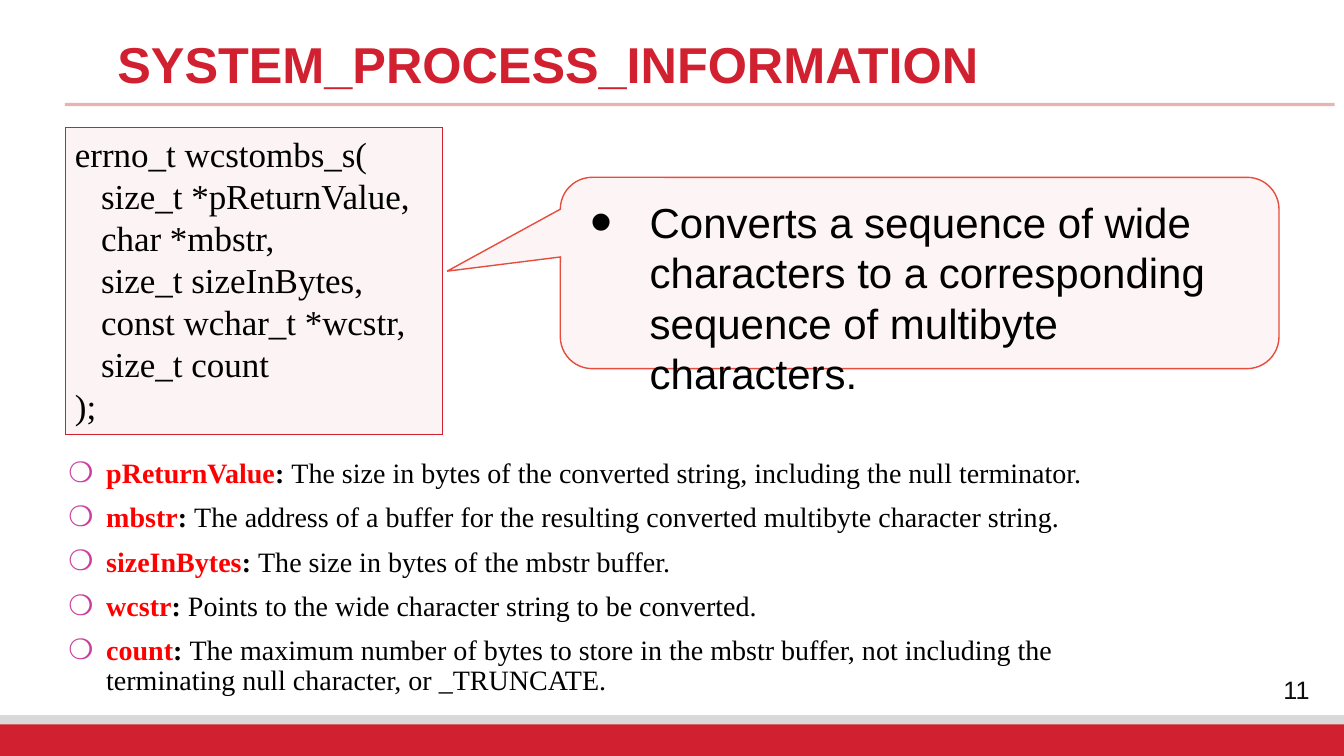
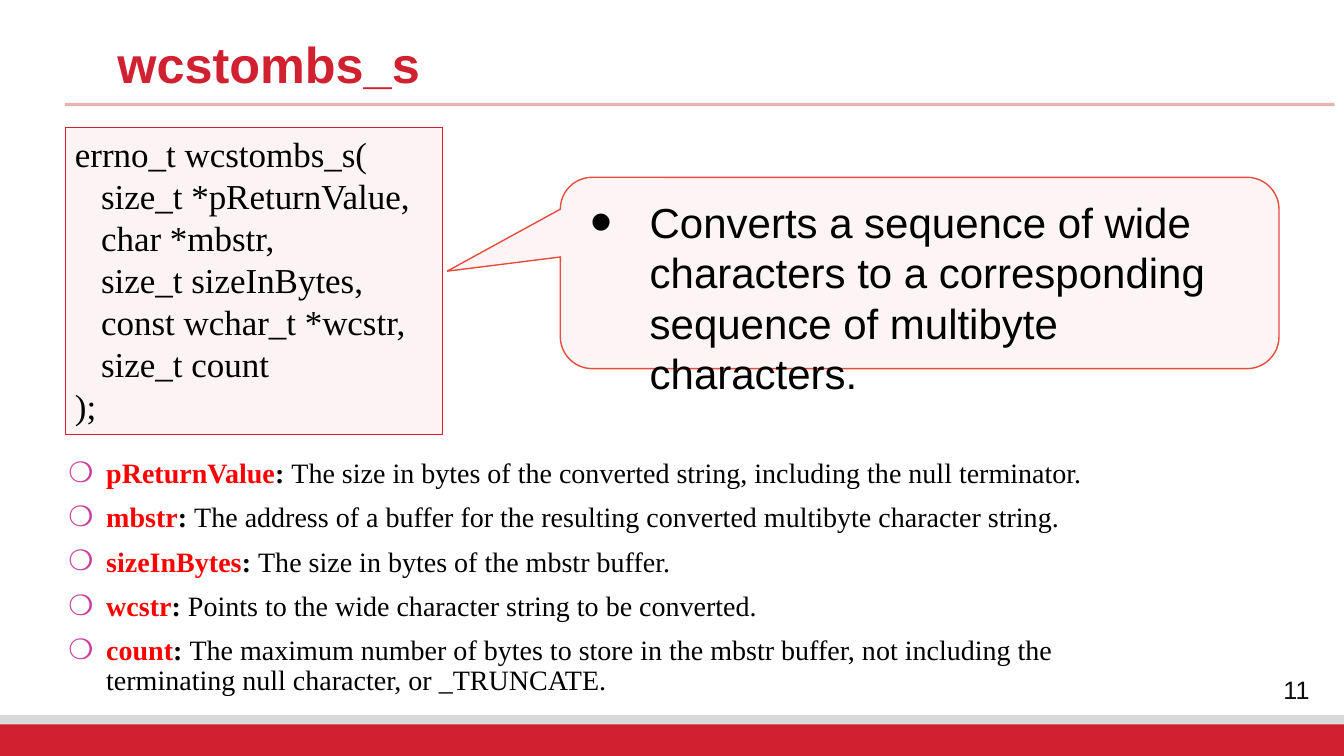
Before and after one commit to fangtian-zhong/fangtian-zhong.github.io, a slide deck: slide 11 of assets/slides/CSCI_591_Malicious_Code_Analysis_10.pptx. Drawn at 1344x756 pixels with LibreOffice and Linux fonts; fonts in the diff are those of the drawing; background and template pictures are left out. Boxes give left, top, right and bottom in pixels: in the first picture for what was removed or moved away, otherwise in the second. Text is boxed around its words. In the diff, an @@ line names an element or a change of style, - is before the commit and + after.

```diff
--- a/assets/slides/CSCI_591_Malicious_Code_Analysis_10.pptx
+++ b/assets/slides/CSCI_591_Malicious_Code_Analysis_10.pptx
@@ text at (117,46,419,89): text changed @@
-SYSTEM_PROCESS_INFORMATION
+wcstombs_s
```
Also in this commit, not shown: 10 other slides changed, 1 slide added, 1 slide removed.
